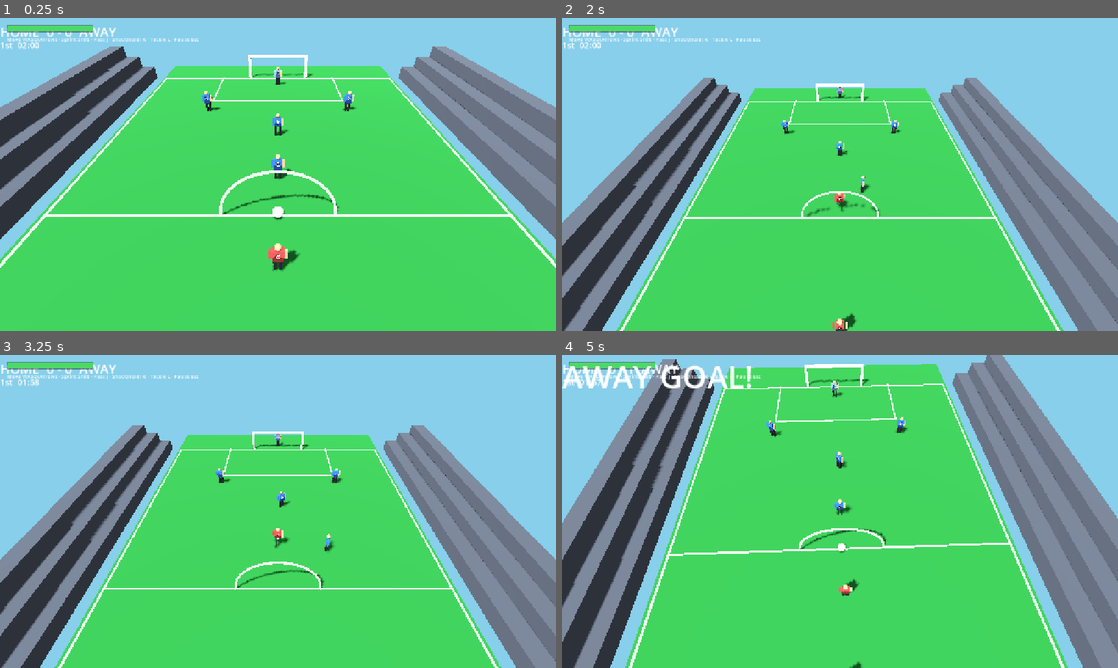
Above: before the commit, frames 1-4 (two rows, left to right).
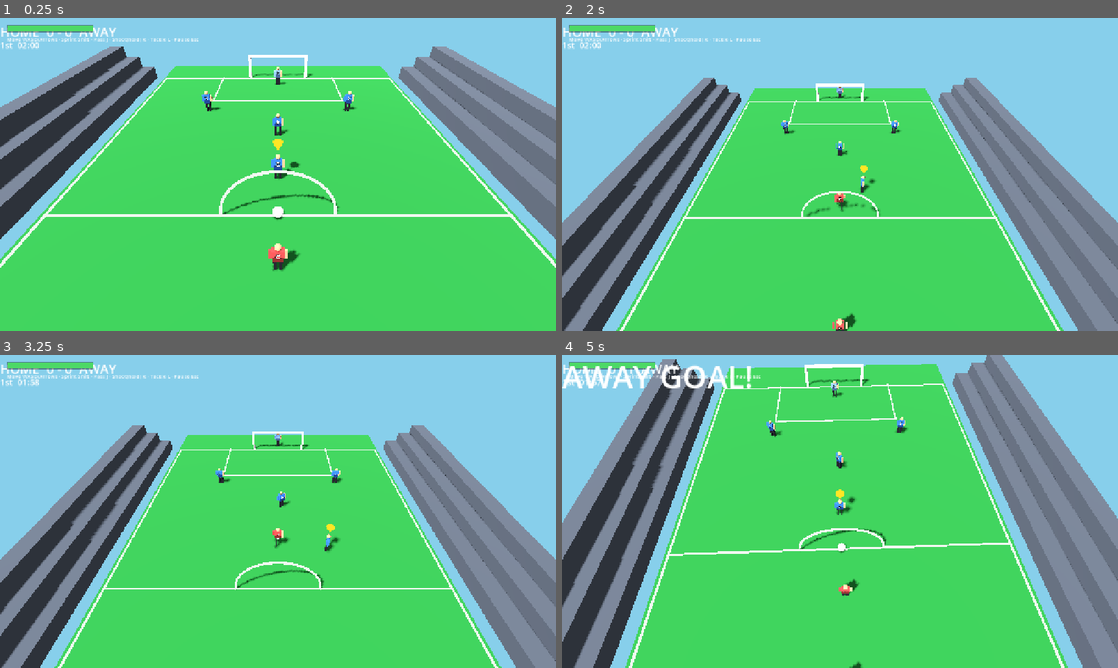
Above: after the commit, the same moments.

Repository: ukemeikot/flick-soccer
Game: Godot game, scene res://scenes/Match.tscn
Two runs of this game, one before a commit and one after it. Both use one fixed random seed, a clock stepped at 60 frames per second and the inputs below. This scene is started directly instead of the project's main scene.
Inputs (mouse positions are in pixels of both pictures, inside the frame that each line leads up to):
- Up to frame 1 (0.25 s): no input
- Up to frame 2 (2 s): move the mouse to (962, 158) at 0.52 s; hold D (move_right) 0.53-1.25 s; hold Shift (sprint) 0.53-1.25 s; click (962, 158) at 0.67 s; tap Space at 0.77 s; tap L (tackle) at 0.8 s; drag from (728, 190) to (812, 237) at 1.27 s
- Up to frame 3 (3.25 s): move the mouse to (333, 442) at 2.02 s; hold D (move_right) 2.03-2.75 s; tap J (kick_pass) at 2.1 s; click (333, 442) at 2.17 s; tap L (tackle) at 2.3 s; drag from (250, 574) to (111, 464) at 2.77 s
- Up to frame 4 (5 s): move the mouse to (1006, 558) at 3.52 s; hold A (move_left) 3.53-4.25 s; hold Shift (sprint) 3.53-4.25 s; click (1006, 558) at 3.67 s; tap Space at 3.77 s; tap L (tackle) at 3.8 s; drag from (673, 464) to (756, 433) at 4.27 s

The runs differ from the first frame. In frame 1, less than 0.1% of the frame differs, in the area x 49-54%, y 38-48%; in frame 2, less than 0.1%; in frame 3, less than 0.1%; in frame 4, less than 0.1%.

Commit message:
feat(godot): active-player marker, reliable mobile touch controls, radar, SFX
- Touch controls now show on mobile via OS.has_feature('mobile') (is_touchscreen
  could report false); bigger, styled Pass/Shoot/Sprint/Tackle buttons + joystick.
- Downward chevron marker floats over the player you control.
- Radar minimap (team dots + ball) with a ring on your active player.
- Procedural SFX (kick/goal/whistle) via AudioStreamWAV, no assets.

Diff:
--- a/soccer3d/project.godot
+++ b/soccer3d/project.godot
@@ -20,6 +20,7 @@
 InputActions="*res://scripts/input/InputActions.gd"
 MatchConfig="*res://scripts/match/MatchConfig.gd"
 Touch="*res://scripts/input/Touch.gd"
+Sfx="*res://scripts/audio/Sfx.gd"
 
 [display]
 
--- a/soccer3d/scripts/Match.gd
+++ b/soccer3d/scripts/Match.gd
@@ -27,6 +27,7 @@
 var players: Array[Player] = []
 var camera: BroadcastCamera
 var hud: Hud
+var _marker: MeshInstance3D
 
 var phase := Phase.KICKOFF
 var half := 1
@@ -59,6 +60,9 @@
 	layer.add_child(hud)
 	hud.set_score(0, 0)
 	layer.add_child(TouchControls.new()) # on-screen controls (mobile only)
+
+	_marker = _make_marker()
+	add_child(_marker)
 
 	_kickoff()
 
@@ -95,8 +99,11 @@
 				continue
 			p.role_chase = (p == chaser)
 			p.is_human = (t == Player.HOME and p == active)
+	var human := _pick_active(Player.HOME)
 	if hud != null:
-		hud.player = _pick_active(Player.HOME)
+		hud.player = human
+	if _marker != null and human != null:
+		_marker.global_position = human.global_position + Vector3(0, 2.35, 0)
 
 func _pick_active(team: int) -> Player:
 	for p in players:
@@ -158,6 +165,7 @@
 	_set_frozen(true)
 	_kickoff_timer = KICKOFF_FREEZE
 	phase = Phase.KICKOFF
+	Sfx.play("whistle")
 
 func _reset_positions() -> void:
 	for p in players:
@@ -173,6 +181,7 @@
 		score_away += 1
 	hud.set_score(score_home, score_away)
 	hud.show_goal("HOME" if scoring_team == Player.HOME else "AWAY")
+	Sfx.play("goal")
 	_kickoff()
 
 func _end_of_half() -> void:
@@ -395,6 +404,20 @@
 	m.position = pos
 	add_child(m)
 
+func _make_marker() -> MeshInstance3D:
+	var m := MeshInstance3D.new()
+	var cone := CylinderMesh.new()
+	cone.top_radius = 0.0
+	cone.bottom_radius = 0.32
+	cone.height = 0.55
+	m.mesh = cone
+	var mat := StandardMaterial3D.new()
+	mat.albedo_color = Color(1.0, 0.9, 0.15)
+	mat.shading_mode = BaseMaterial3D.SHADING_MODE_UNSHADED
+	m.material_override = mat
+	m.rotation_degrees = Vector3(180, 0, 0) # tip points down
+	return m
+
 func _mat(c: Color) -> StandardMaterial3D:
 	var m := StandardMaterial3D.new()
 	m.albedo_color = c
--- /dev/null
+++ b/soccer3d/scripts/audio/Sfx.gd
@@ -0,0 +1,59 @@
+extends Node
+## Procedural sound effects (no audio files). Synthesizes short tones into AudioStreamWAV and plays
+## them through a small pool of players. Call Sfx.play("kick" / "goal" / "whistle").
+
+const RATE := 22050
+
+var _streams := {}
+var _players: Array[AudioStreamPlayer] = []
+var _next := 0
+
+func _ready() -> void:
+	_streams["kick"] = _wav(_tone(150.0, 0.12, 30.0, 0.9))
+	_streams["goal"] = _wav(_sweep(420.0, 860.0, 0.45))
+	_streams["whistle"] = _wav(_tone(2100.0, 0.35, 3.0, 0.5))
+	for i in 6:
+		var p := AudioStreamPlayer.new()
+		add_child(p)
+		_players.append(p)
+
+func play(name: String) -> void:
+	var s: AudioStreamWAV = _streams.get(name)
+	if s == null:
+		return
+	var p := _players[_next]
+	_next = (_next + 1) % _players.size()
+	p.stream = s
+	p.play()
+
+func _tone(freq: float, seconds: float, decay: float, gain: float) -> PackedFloat32Array:
+	var n := int(seconds * RATE)
+	var a := PackedFloat32Array()
+	a.resize(n)
+	for i in n:
+		var t := float(i) / RATE
+		a[i] = gain * exp(-t * decay) * sin(TAU * freq * t)
+	return a
+
+func _sweep(f0: float, f1: float, seconds: float) -> PackedFloat32Array:
+	var n := int(seconds * RATE)
+	var a := PackedFloat32Array()
+	a.resize(n)
+	for i in n:
+		var t := float(i) / RATE
+		var f := lerpf(f0, f1, t / seconds)
+		var env := 1.0 - t / seconds
+		a[i] = 0.6 * env * sin(TAU * f * t)
+	return a
+
+func _wav(samples: PackedFloat32Array) -> AudioStreamWAV:
+	var bytes := PackedByteArray()
+	bytes.resize(samples.size() * 2)
+	for i in samples.size():
+		bytes.encode_s16(i * 2, int(clampf(samples[i], -1.0, 1.0) * 32767.0))
+	var s := AudioStreamWAV.new()
+	s.format = AudioStreamWAV.FORMAT_16_BITS
+	s.mix_rate = RATE
+	s.stereo = false
+	s.data = bytes
+	return s
--- a/soccer3d/scripts/input/TouchControls.gd
+++ b/soccer3d/scripts/input/TouchControls.gd
@@ -1,28 +1,24 @@
 extends Control
 class_name TouchControls
 ## On-screen controls for mobile: a left virtual joystick + right action buttons (Pass / Shoot /
-## Sprint / Tackle). Visible only on touchscreens; drives the Touch singleton.
+## Sprint / Tackle). Shown on touchscreens or any mobile export; drives the Touch singleton.
 
 func _ready() -> void:
 	set_anchors_preset(Control.PRESET_FULL_RECT)
 	mouse_filter = Control.MOUSE_FILTER_IGNORE
-	visible = DisplayServer.is_touchscreen_available()
-	if not visible:
+	var show_touch := DisplayServer.is_touchscreen_available() or OS.has_feature("mobile")
+	visible = show_touch
+	if not show_touch:
 		return
 
 	var joy := TouchJoystick.new()
-	_place_bl(joy, 170, 170, 40, 40)
+	_place_bl(joy, 190, 190, 40, 40)
 	add_child(joy)
 
-	# Right-hand action cluster.
-	add_child(_shoot_button())
-	add_child(_hold_button("SPRINT", 92, 92, 240, 150, func(d): Touch.sprint = d))
-	add_child(_tap_button("PASS", 100, 100, 250, 40, func(): Touch.press_pass()))
-	add_child(_tap_button("TACKLE", 92, 92, 130, 150, func(): Touch.press_tackle()))
-
-func _shoot_button() -> Button:
-	# Big shoot button (hold to charge, release to fire).
-	return _hold_button("SHOOT", 120, 120, 40, 40, func(d): Touch.set_shoot(d))
+	add_child(_hold_button("SHOOT", 150, 150, 40, 40, func(d): Touch.set_shoot(d)))
+	add_child(_tap_button("PASS", 120, 120, 210, 46, func(): Touch.press_pass()))
+	add_child(_hold_button("SPRINT", 104, 104, 46, 210, func(d): Touch.sprint = d))
+	add_child(_tap_button("TACKLE", 104, 104, 176, 210, func(): Touch.press_tackle()))
 
 func _tap_button(text: String, w: int, h: int, mx: int, my: int, cb: Callable) -> Button:
 	var b := _make_button(text, w, h, mx, my)
@@ -39,7 +35,18 @@
 	var b := Button.new()
 	b.text = text
 	_place_br(b, w, h, mx, my)
-	b.add_theme_font_size_override("font_size", 16)
+	b.add_theme_font_size_override("font_size", 18)
+	# Semi-transparent round-ish style so buttons read clearly over the pitch.
+	var sb := StyleBoxFlat.new()
+	sb.bg_color = Color(0, 0, 0, 0.45)
+	sb.set_corner_radius_all(int(min(w, h) / 2))
+	sb.set_border_width_all(2)
+	sb.border_color = Color(1, 1, 1, 0.5)
+	b.add_theme_stylebox_override("normal", sb)
+	var sb2 := sb.duplicate()
+	sb2.bg_color = Color(0.2, 0.5, 0.9, 0.7)
+	b.add_theme_stylebox_override("pressed", sb2)
+	b.add_theme_stylebox_override("hover", sb)
 	return b
 
 func _place_bl(c: Control, w: int, h: int, mx: int, my: int) -> void:
--- a/soccer3d/scripts/player/Player.gd
+++ b/soccer3d/scripts/player/Player.gd
@@ -315,6 +315,7 @@
 	ball.linear_velocity = Vector3.ZERO
 	ball.apply_central_impulse(impulse)
 	_kick_cooldown = KICK_COOLDOWN
+	Sfx.play("kick")
 
 func charge_ratio() -> float:
 	return charge
--- a/soccer3d/scripts/ui/Hud.gd
+++ b/soccer3d/scripts/ui/Hud.gd
@@ -16,6 +16,7 @@
 var _pause: Control
 var _result: Control
 var _result_label: Label
+var _radar: Radar
 
 func _ready() -> void:
 	set_anchors_preset(Control.PRESET_FULL_RECT)
@@ -84,6 +85,16 @@
 	_result_label = _result.get_meta("title") as Label
 	add_child(_result)
 
+	# Radar minimap (top-right).
+	_radar = Radar.new()
+	_radar.set_anchors_preset(Control.PRESET_TOP_RIGHT)
+	_radar.offset_left = -216
+	_radar.offset_right = -16
+	_radar.offset_top = 78
+	_radar.offset_bottom = 208
+	_radar.world = world
+	add_child(_radar)
+
 func _process(_delta: float) -> void:
 	if player != null:
 		_stamina_fill.size.x = 196.0 * clampf(player.stamina, 0.0, 1.0)
@@ -93,6 +104,9 @@
 		_power_bar.visible = charging
 		if charging:
 			_power_fill.size.x = 256.0 * clampf(player.charge_ratio(), 0.0, 1.0)
+	if _radar != null:
+		_radar.active = player
+		_radar.queue_redraw()
 	if _goal_timer > 0.0:
 		_goal_timer -= _delta
 		if _goal_timer <= 0.0:
--- /dev/null
+++ b/soccer3d/scripts/ui/Radar.gd
@@ -0,0 +1,34 @@
+extends Control
+class_name Radar
+## Minimap: dots for every player (team-colored) + the ball, with a ring on the player you control.
+
+const HALF_W := 12.5
+const HALF_L := 20.0
+
+var world
+var active: Player
+
+func _ready() -> void:
+	mouse_filter = Control.MOUSE_FILTER_IGNORE
+
+func _draw() -> void:
+	var w := size.x
+	var h := size.y
+	var pad := 8.0
+	draw_rect(Rect2(Vector2.ZERO, size), Color(0.05, 0.15, 0.07, 0.6))
+	draw_rect(Rect2(Vector2.ZERO, size), Color(1, 1, 1, 0.3), false, 2.0)
+	if world == null:
+		return
+	for p in world.players:
+		var col := Color(0.3, 0.55, 1.0) if p.team == Player.HOME else Color(1.0, 0.4, 0.4)
+		var pos := _map(p.global_position, w, h, pad)
+		draw_circle(pos, 4.0, col)
+		if p == active:
+			draw_circle(pos, 7.5, Color(1.0, 0.9, 0.15), false, 2.5)
+	if world.ball != null:
+		draw_circle(_map(world.ball.global_position, w, h, pad), 3.0, Color.WHITE)
+
+func _map(wp: Vector3, w: float, h: float, pad: float) -> Vector2:
+	var x := pad + (wp.x + HALF_W) / (2.0 * HALF_W) * (w - 2.0 * pad)
+	var y := pad + (wp.z + HALF_L) / (2.0 * HALF_L) * (h - 2.0 * pad)
+	return Vector2(x, y)
Not shown, added: soccer3d/scripts/audio/Sfx.gd.uid
Not shown, added: soccer3d/scripts/ui/Radar.gd.uid
